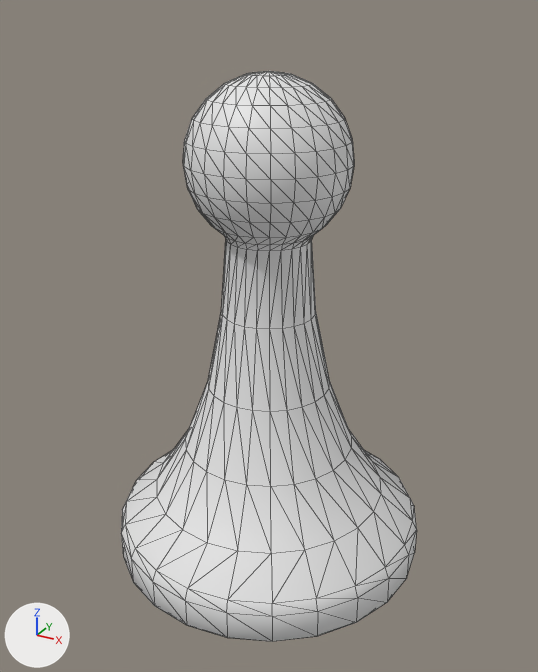
One commit to the glTF model public/pion.gltf: the scene before it, then after it.
Before and after are seen from a 50 mm lens placed at (1.016, -1.846, 1.679), pointed at (0.011, -0.018, 0.765). Every picture has the same lights, and +X, +Y and +Z are marked at lower left. The picture after the commit comes second. Mesh edges are drawn as thin lines. Vertices at exactly the same position are counted once.

The older version as bpy lines, for what is in view:
```python
me_circle_001 = bpy.data.meshes.new('Circle.001')
me_circle_001.from_pydata(...)  # 481 vertices, 936 faces; spans x -0.5..0.5, y -0.5..0.5, z 0.0..1.53
ob_circle_001 = bpy.data.objects.new('Circle.001', me_circle_001)
ob_circle_001.location = (0.0, 0.0, 0.0)
```
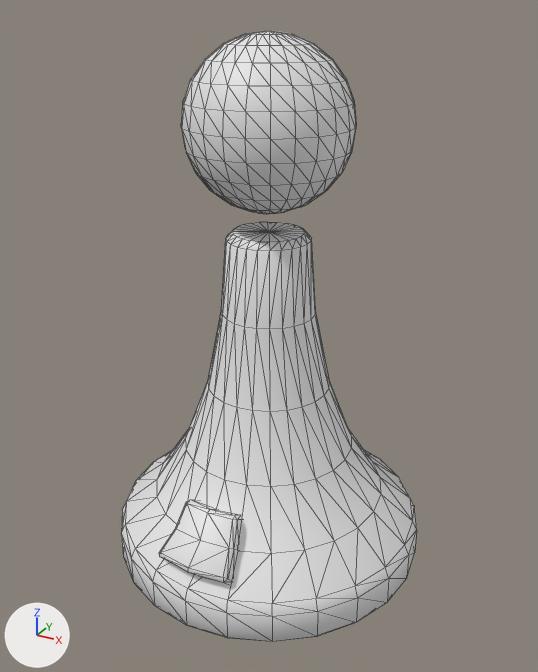
Commit message: Show available APs on active Pion

What differs and where, as boxes [x1, y1, x2, y2] in the pictures (538 x 672 px):
'Circle.001', reshaped (26% shorter): before [121, 71, 417, 642]; after [121, 222, 417, 642]
'1-head', added: after [181, 30, 356, 214]
'2-ap-light', added: after [159, 500, 242, 584]
part 1 of me_circle_001, reshaped: before [183, 71, 354, 251]; after [226, 222, 312, 251]

The edits, one by one:
me_circle_001 is used by ob_circle_001; location (0.0, 0.0, 0.0).
me_circle_001 had 481 vertices, 936 faces and spanned x -0.5..0.5, y -0.5..0.5, z 0.0..1.53.
me_circle_001 now has 242 vertices, 480 faces and spans x -0.5..0.5, y -0.5..0.5, z 0.0..1.09.
me_circle_001 part 1: 241 vertices removed from x -0.24..0.24, y -0.24..0.24, z 1.09..1.53; 25 vertices added at x -0.11..0.11, y -0.11..0.11, z 1.09.
Other edits to the shape of me_circle_001 do not show in these pictures.
Mesh me_circle_003 is new.
It has 33 vertices, 52 faces and spans x -0.118..0.118, y -0.479..-0.301, z 0.162..0.339.
Mesh me_circle_002 is new.
It is a UV sphere (24 segments, 12 rings, poles along z) spanning x -0.24..0.24, y -0.24..0.24, z 1.147..1.627.
Object '2-ap-light' (ob_2_ap_light) is new; it shows me_circle_003.
Its location is (0.0, 0.0, 0.0).
Object '1-head' (ob_1_head) is new; it shows me_circle_002.
Its location is (0.0, 0.0, 0.0).
